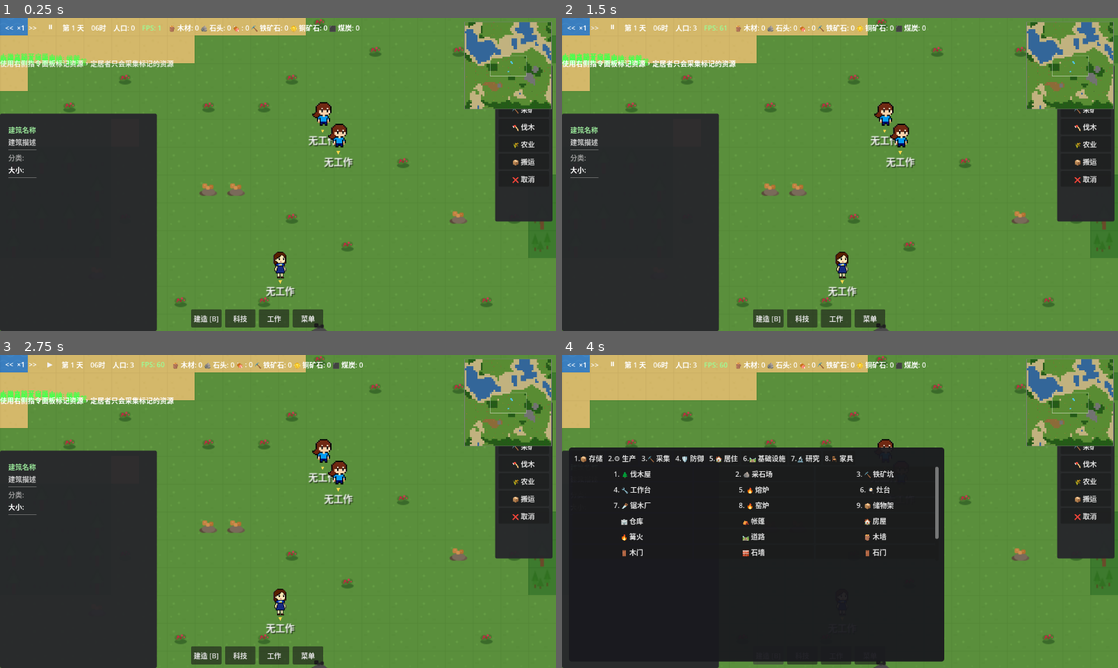
Above: before the commit, frames 1-4 (two rows, left to right).
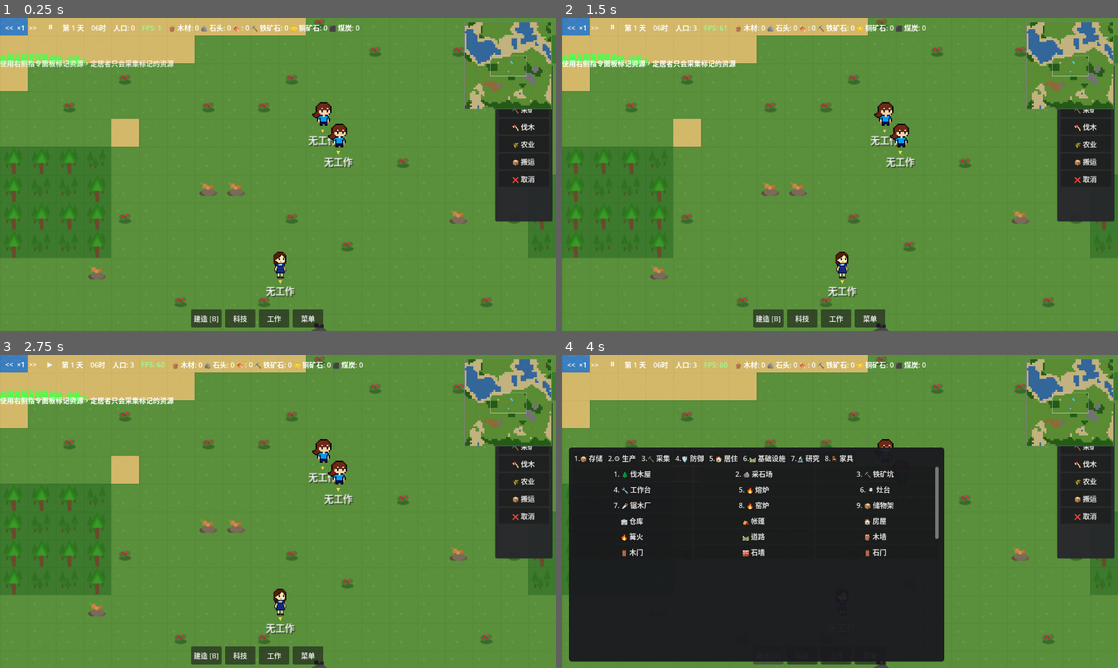
Above: after the commit, the same moments.

Repository: ZhanXuzhao/the-path-of-humanity
Game: Godot game, scene res://scenes/game.tscn
Same seed, same stepped clock (60 frames per second), same inputs: the game is played once before the commit and once after it.
Inputs:
- Up to frame 1 (0.25 s): no input
- Up to frame 2 (1.5 s): click "<<" at 0.5 s; click ">>" at 1.25 s
- Up to frame 3 (2.75 s): click "⏸" at 2 s
- Up to frame 4 (4 s): click "▶" at 2.75 s; click "建造 [B]" at 3.5 s

The runs differ from the first frame. In frame 1, 20% of the frame differs, in the area x 0-29%, y 30-100%; in frame 2, 20%; in frame 3, 20%; in frame 4, 1.5%.

Commit message:
fix wornings

Diff:
--- a/scenes/game.tscn
+++ b/scenes/game.tscn
@@ -298,6 +298,7 @@
 layout_mode = 2
 
 [node name="BuildingInfoPanel" type="Panel" parent="UI/HUD" unique_id=1432108525]
+visible = false
 anchors_preset = 2
 anchor_top = 1.0
 anchor_bottom = 1.0
--- a/scripts/core/game.gd
+++ b/scripts/core/game.gd
@@ -867,7 +867,7 @@
 			_gm.pause_game()
 
 	# Q 键切换采集标记模式（自动）
-	if event.is_action_pressed("Q") or (event is InputEventKey and event.keycode == KEY_Q and event.pressed):
+	if event is InputEventKey and event.keycode == KEY_Q and event.pressed:
 		if designation_mode and designation_work_type == -2:
 			exit_designation_mode()
 		else:
@@ -880,7 +880,7 @@
 		return
 
 	# C 键切换清除模式
-	if event.is_action_pressed("C") or (event is InputEventKey and event.keycode == KEY_C and event.pressed):
+	if event is InputEventKey and event.keycode == KEY_C and event.pressed:
 		if clear_mode:
 			exit_clear_mode()
 		else:
